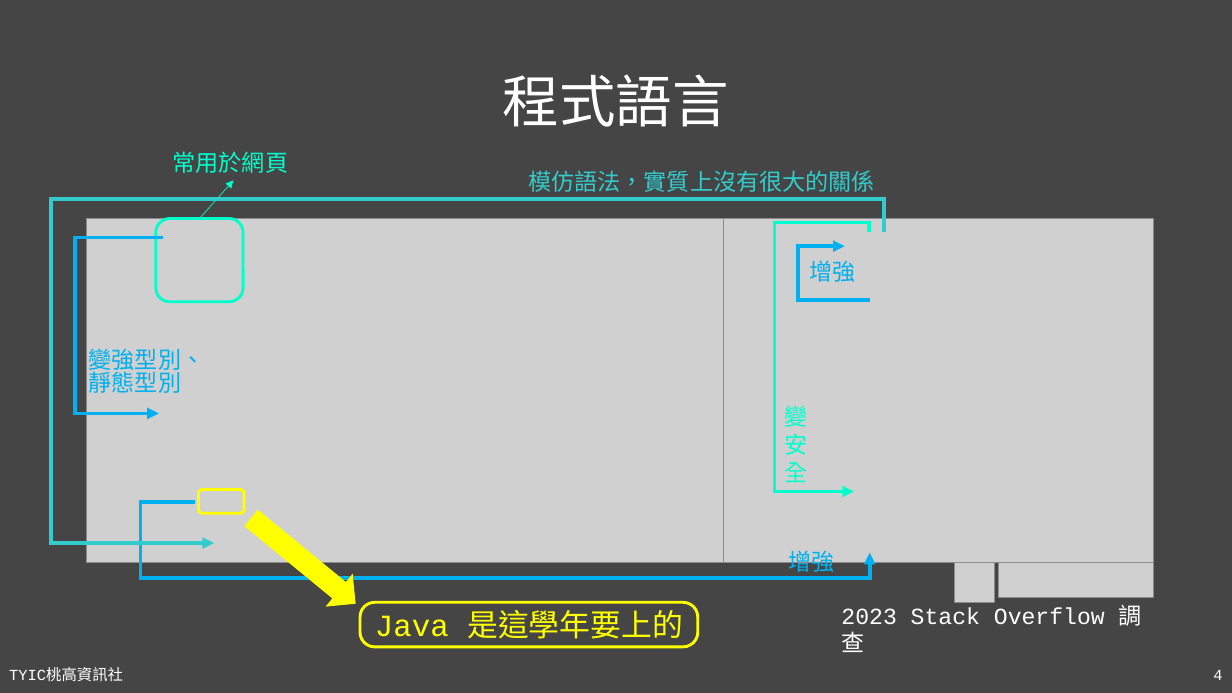
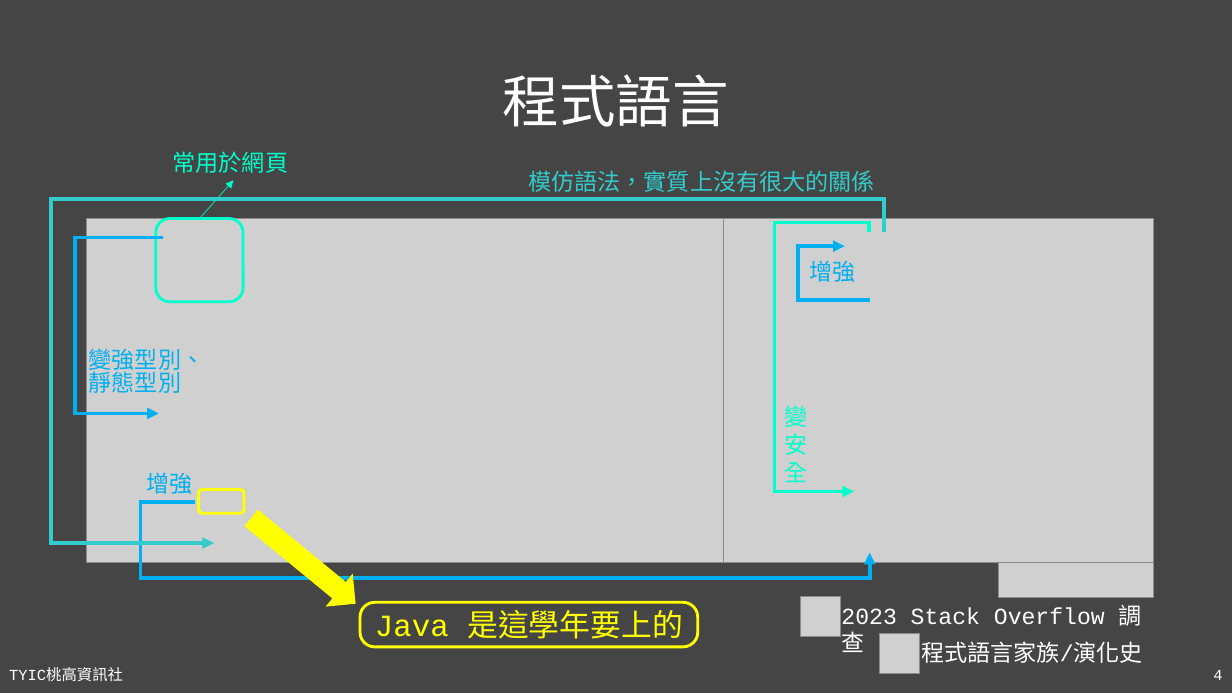
Before and after one commit to TYSHIC/slides, a slide deck: slide 4 of powerpoint/02_程式語言簡介.pptx. Drawn at 1232x693 pixels with LibreOffice and Linux fonts; fonts in the diff are those of the drawing; grey boxes stand for pictures. Boxes give left, top, right and bottom in pixels: in the first picture for what was removed or moved away, otherwise in the second. Text is boxed around its words. In the diff, an @@ line names an element or a change of style, - is before the commit and + after.

```diff
--- a/powerpoint/02_程式語言簡介.pptx
+++ b/powerpoint/02_程式語言簡介.pptx
@@ text "增強" rewrapped from box(788, 547, 834, 576) to box(146, 472, 192, 494) @@
@@ picture: place and size @@
-picture at box(955, 563, 994, 603)
+picture at box(800, 596, 840, 636)
@@ picture added at box(880, 634, 920, 674) @@
@@ text added at box(921, 641, 1143, 663), 18 pt, text #FFFFFF @@
+程式語言家族/演化史
```
Also in this commit, not shown: 1 other slide changed, 9 other files.
